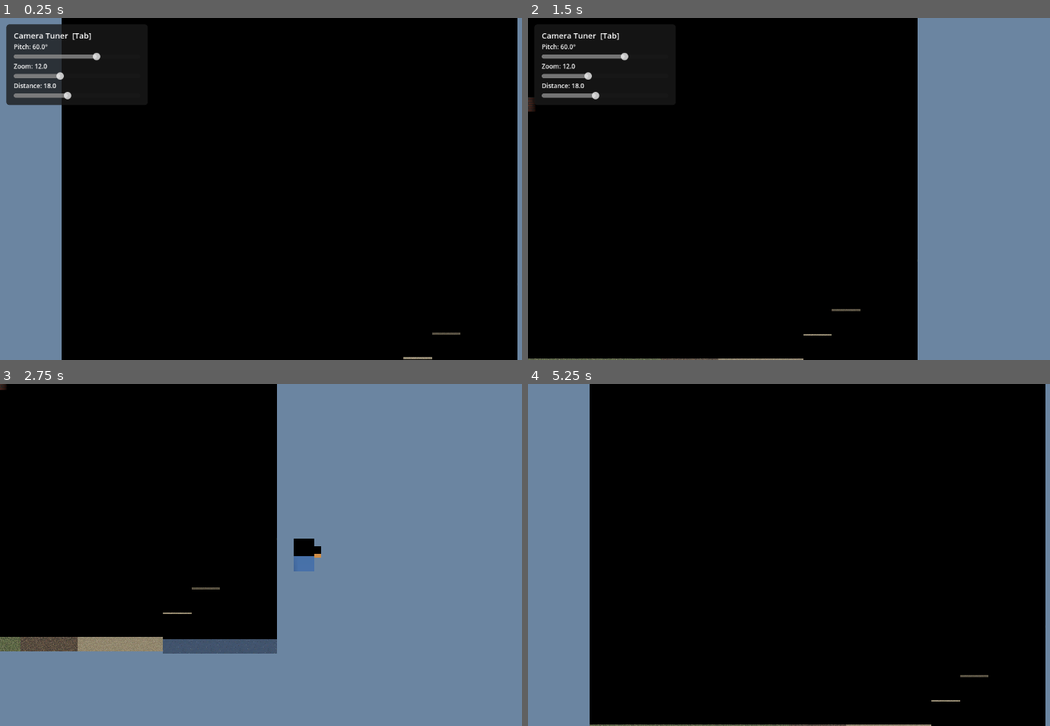
Above: before the commit, frames 1-4 (two rows, left to right).
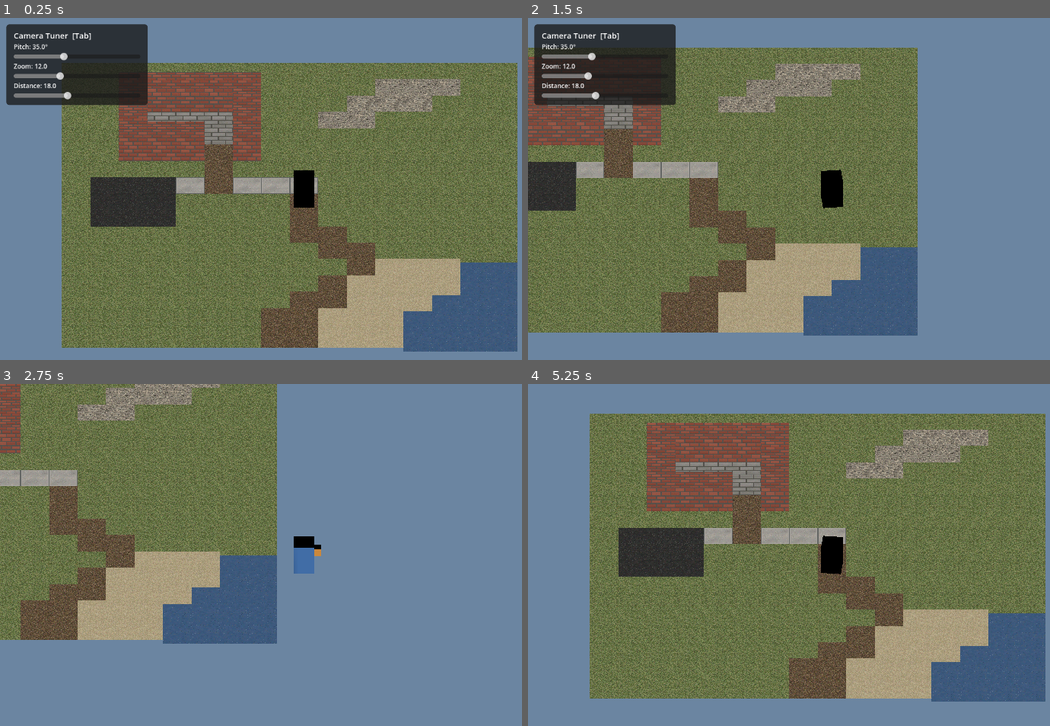
Above: after the commit, the same moments.

Repository: ninthfreak/ActionAdventureVoxel
Game: Godot game, scene res://scenes/main.tscn
Same seed, same stepped clock (60 frames per second), same inputs: the game is played once before the commit and once after it.
Inputs:
- Up to frame 1 (0.25 s): no input
- Up to frame 2 (1.5 s): tap Enter at 0.5 s; hold D (move_right) 0.53-1.28 s; hold Tab (toggle_tuner) 0.53-1.28 s; hold S (move_down) from 1.28 s (still down); tap Tab (toggle_tuner) at 1.35 s
- Up to frame 3 (2.75 s): release S (move_down) at 2.03 s; hold D (move_right) from 2.03 s (still down); hold Tab (toggle_tuner) from 2.03 s (still down)
- Up to frame 4 (5.25 s): release D (move_right) at 2.78 s; release Tab (toggle_tuner) at 2.78 s; hold W (move_up) 2.78-3.53 s; tap Tab (toggle_tuner) at 2.85, 4.35 s; hold Tab (toggle_tuner) 3.53-4.28 s; hold A (move_left) 3.53-5.03 s; hold S (move_down) from 5.03 s (still down); hold Tab (toggle_tuner) from 5.03 s (still down)

The runs differ from the first frame. In frame 1, 86% of the frame differs, in the area x 6-100%, y 0-100%; in frame 2, 72%; in frame 3, 41%; in frame 4, 87%, in the area x 11-100%, y 0-100%.

Commit message:
Fix grainy block rendering and set camera pitch to 35 degrees
Switch block materials to unshaded mode so the painted voxel colors
render cleanly without per-face lighting noise from the directional
lights. Lower default camera pitch from 60 to 35 for a more tilted
3/4 view.

Co-Authored-By: Claude Opus 4.6 <noreply@anthropic.com>
Claude-Session: https://claude.ai/code/session_0168A7UbHfBLMdtnJfLHTF79

Diff:
--- a/scenes/main.tscn
+++ b/scenes/main.tscn
@@ -81,7 +81,7 @@
 
 [node name="CameraRig" type="Node3D" parent="."]
 script = ExtResource("2_camrig")
-camera_pitch_degrees = 60.0
+camera_pitch_degrees = 35.0
 camera_distance = 18.0
 camera_view_size = 12.0
 target_path = NodePath("../Player")
--- a/scripts/map_builder.gd
+++ b/scripts/map_builder.gd
@@ -92,5 +92,13 @@
 		return _mesh_cache[block_name]
 	var path := "res://blocks/%s.obj" % block_name
 	var mesh: Mesh = load(path)
+	if mesh:
+		_make_unshaded(mesh)
 	_mesh_cache[block_name] = mesh
 	return mesh
+
+func _make_unshaded(mesh: Mesh) -> void:
+	for i in mesh.get_surface_count():
+		var mat := mesh.surface_get_material(i)
+		if mat is StandardMaterial3D:
+			mat.shading_mode = BaseMaterial3D.SHADING_MODE_UNSHADED
